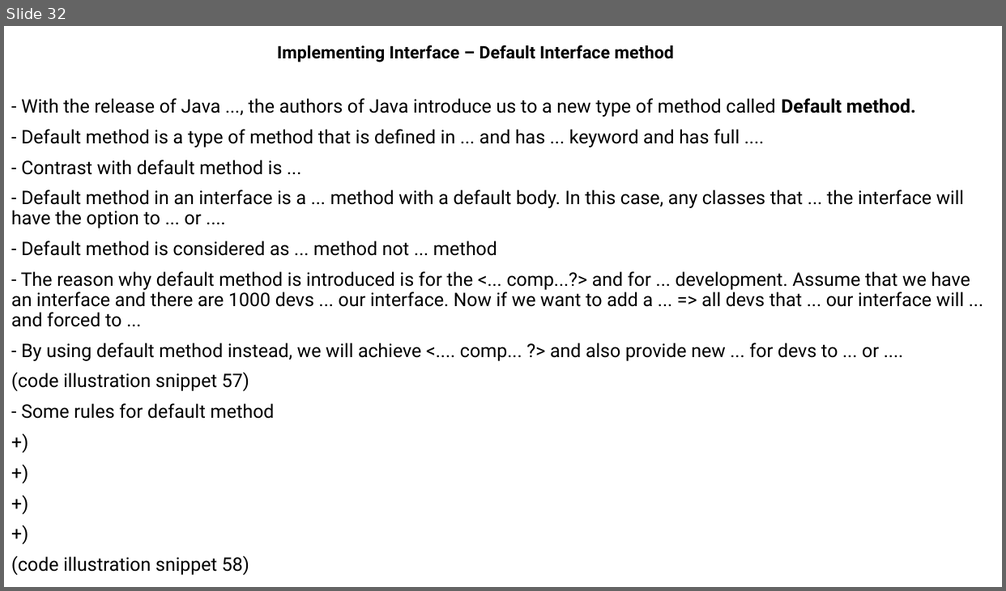
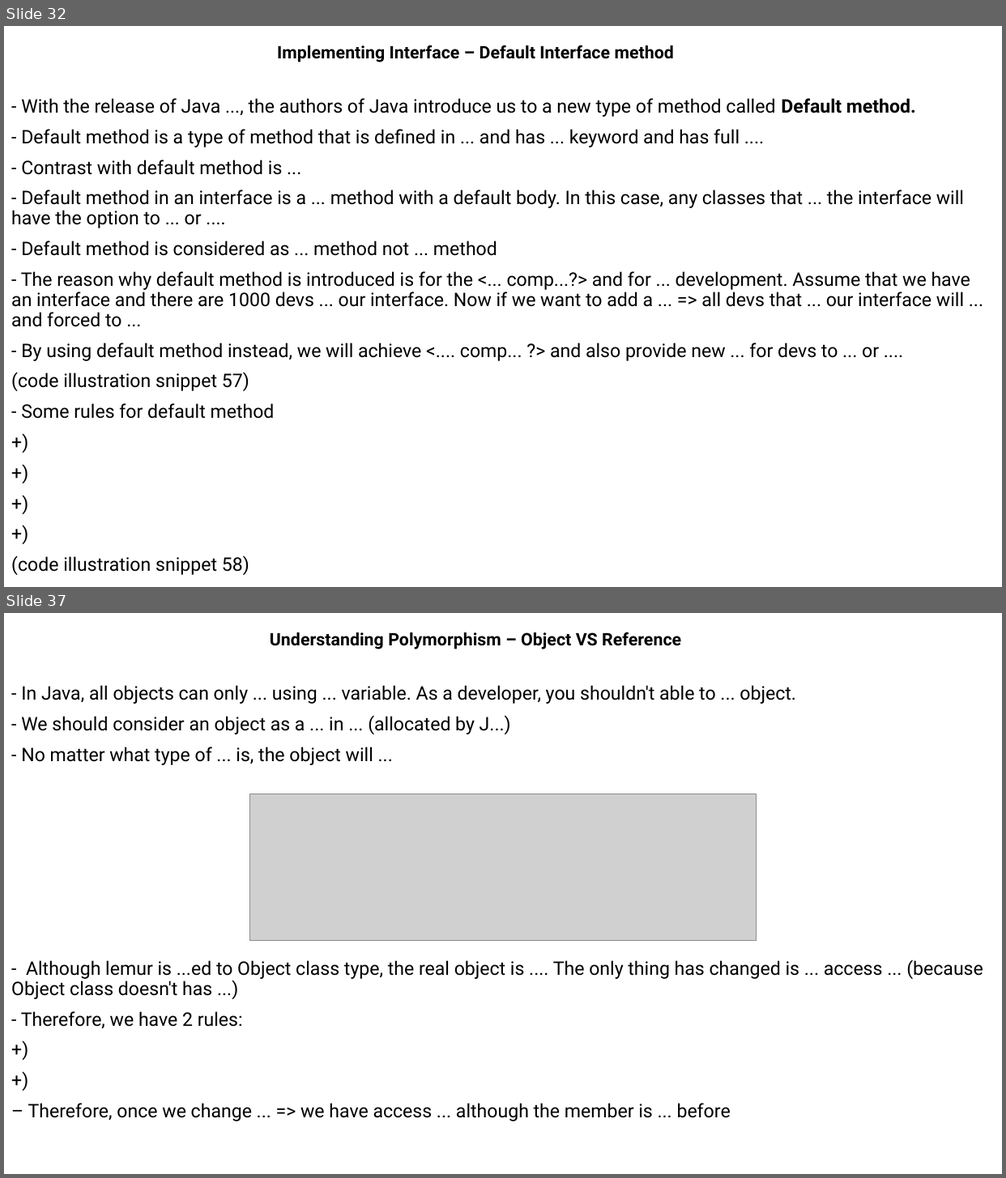
Before and after one commit to MaiDinhVinh/CS-Java, a slide deck: self-study resources/J8SE1/Chapter 5 - Class Design.pptx. Shown one above the other, each under a label of ours: slide 32 before the commit, slides 32 and 37 after it; the slides between them are not shown. The pictures are 1006x591 and 1006x1178 pixels, drawn with LibreOffice and Linux fonts; fonts in the diff are those of the drawing; grey boxes stand for pictures. Boxes give left, top, right and bottom in pixels: in the first picture for what was removed or moved away, otherwise in the second. Text is boxed around its words. In the diff, an @@ line names an element or a change of style, - is before the commit and + after.

```diff
--- a/self-study resources/J8SE1/Chapter 5 - Class Design.pptx
+++ b/self-study resources/J8SE1/Chapter 5 - Class Design.pptx
@@ slide 37 added at bbox=[4, 613, 1002, 1174], background #FFFFFF @@
@@ subtitle added at bbox=[270, 632, 681, 649], 16.6 pt, text #000000, bold @@
+Understanding Polymorphism – Object VS Reference
@@ text added at bbox=[11, 685, 983, 1122], 18 pt, text #000000 @@
+- In Java, all objects can only ... using ... variable. As a developer, you shouldn't able to ... object.
+- We should consider an object as a ... in ... (allocated by J...)
+- No matter what type of ... is, the object will ...
+- Although lemur is ...ed to Object class type, the real object is .... The only thing has changed is ... access ... (because Object class doesn't has ...)
+- Therefore, we have 2 rules:
++)
++)
+– Therefore, once we change ... => we have access ... although the member is ... before
@@ picture added at bbox=[249, 794, 756, 941] @@
```
Also in this commit, not shown: 9 other slides added, 26 other files.
